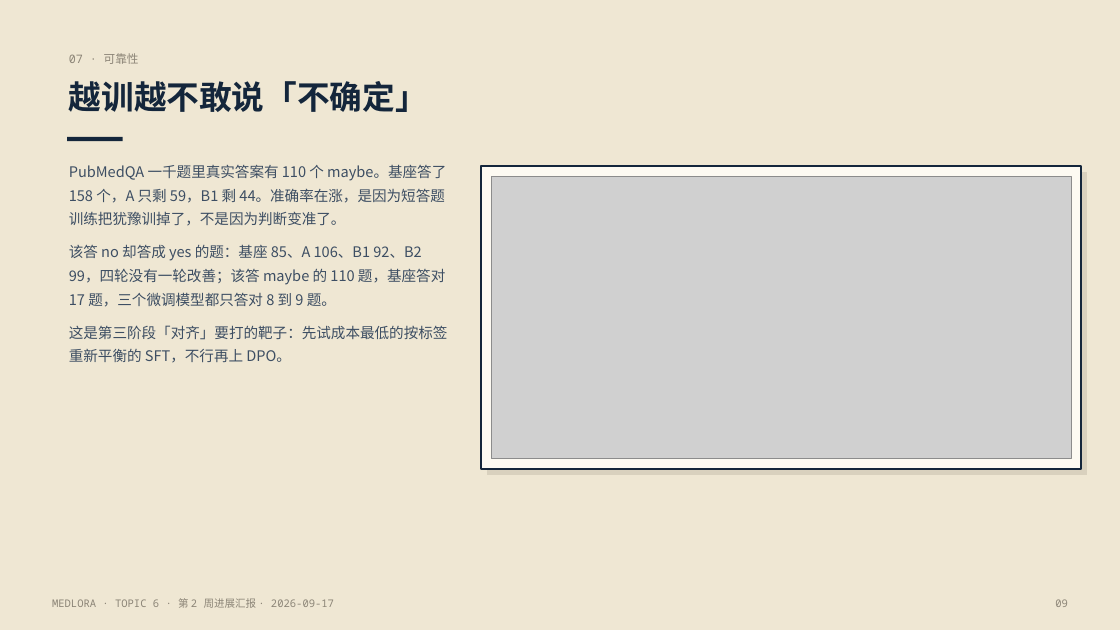
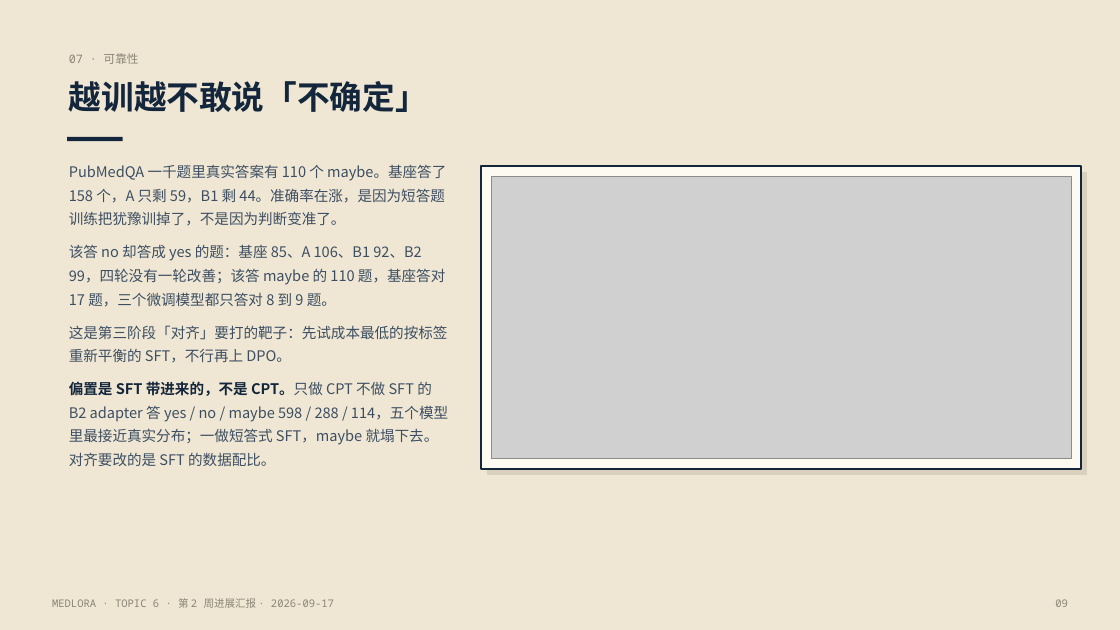
Before and after one commit to AugustLoo/MedLoRA, a slide deck: slide 9 of docs/Topic6_WeeklyReport.pptx. Drawn at 1120x630 pixels with LibreOffice and Linux fonts; fonts in the diff are those of the drawing; grey boxes stand for pictures. Boxes give left, top, right and bottom in pixels: in the first picture for what was removed or moved away, otherwise in the second. Text is boxed around its words. In the diff, an @@ line names an element or a change of style, - is before the commit and + after.

Commit message:
Weekly brief: CPT-only calibration finding in section 07 (page, script, PPT)

```diff
--- a/docs/Topic6_WeeklyReport.pptx
+++ b/docs/Topic6_WeeklyReport.pptx
@@ text at [69, 380, 448, 466]: paragraph added @@
+偏置是 SFT 带进来的，不是 CPT。只做 CPT 不做 SFT 的 B2 adapter 答 yes / no / maybe 598 / 288 / 114，五个模型里最接近真实分布；一做短答式 SFT，maybe 就塌下去。对齐要改的是 SFT 的数据配比。
```
Also in this commit, not shown: 3 other files.
